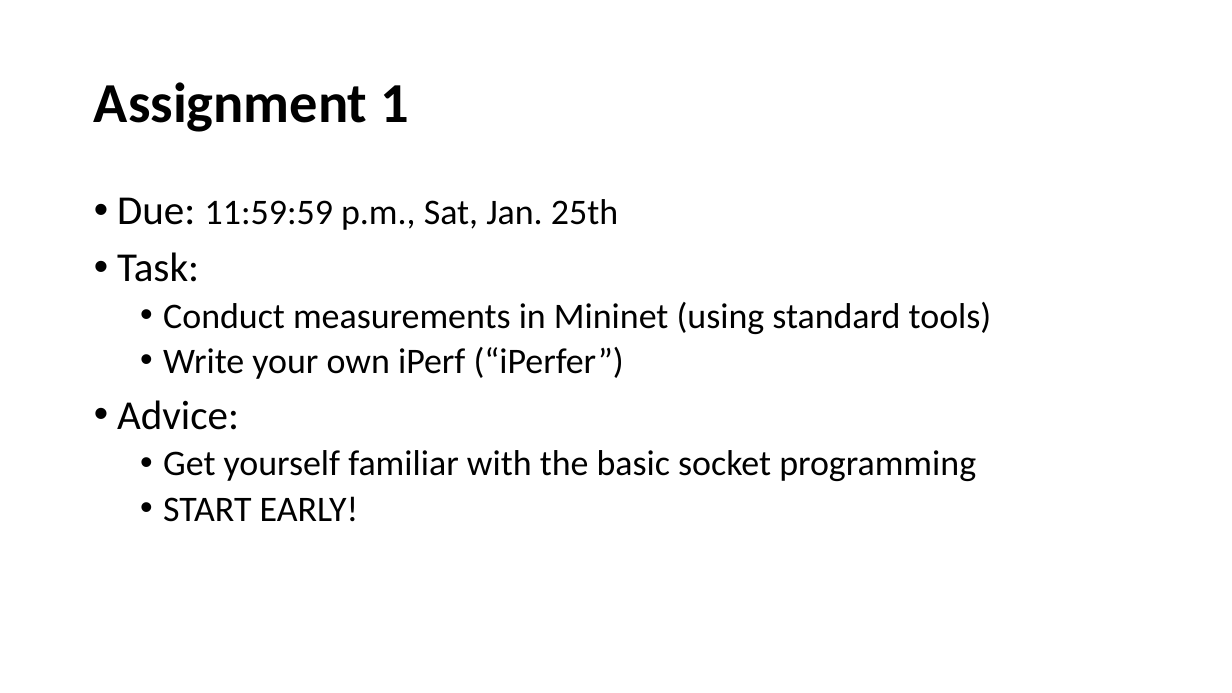
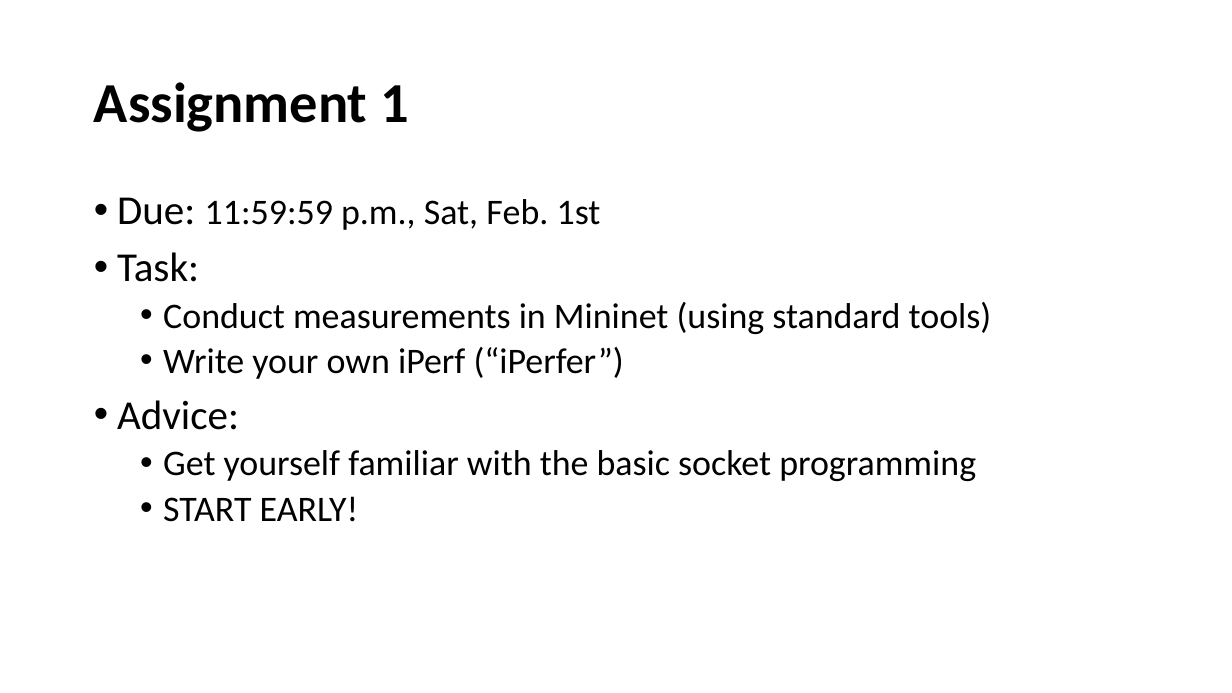
Before and after one commit to henryhxu/CSCI4430-ESTR4120, a slide deck: slide 4 of tutorial/T01/tut01.pptx. Drawn at 1232x693 pixels with LibreOffice and Linux fonts; fonts in the diff are those of the drawing. Boxes give left, top, right and bottom in pixels: in the first picture for what was removed or moved away, otherwise in the second. Text is boxed around its words. In the diff, an @@ line names an element or a change of style, - is before the commit and + after.

```diff
--- a/tutorial/T01/tut01.pptx
+++ b/tutorial/T01/tut01.pptx
@@ text at (117,197,601,230): text changed @@
-• Due: 11:59:59 p.m., Sat, Jan. 25th
+• Due: 11:59:59 p.m., Sat, Feb. 1st
```
Also in this commit, not shown: 1 other file.
